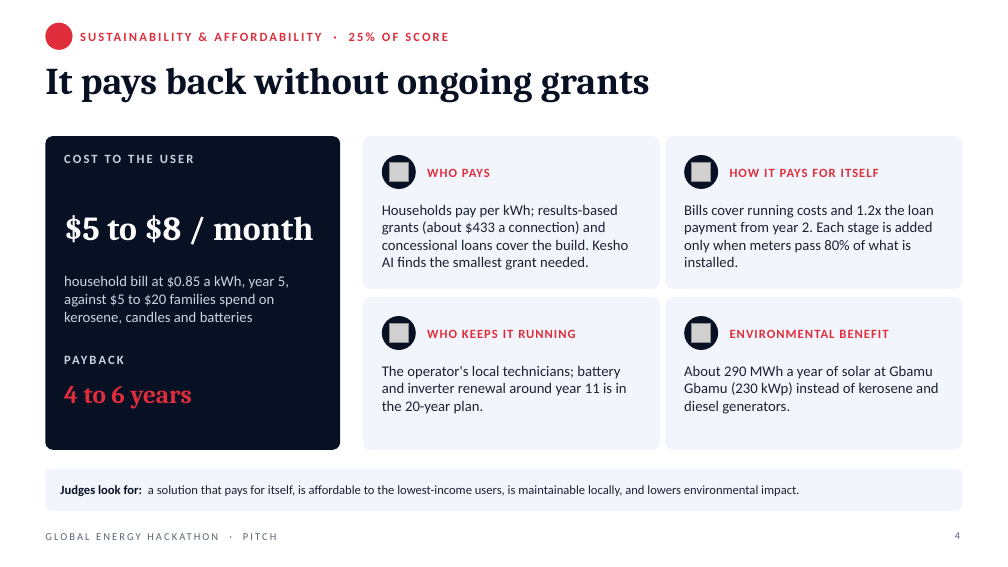
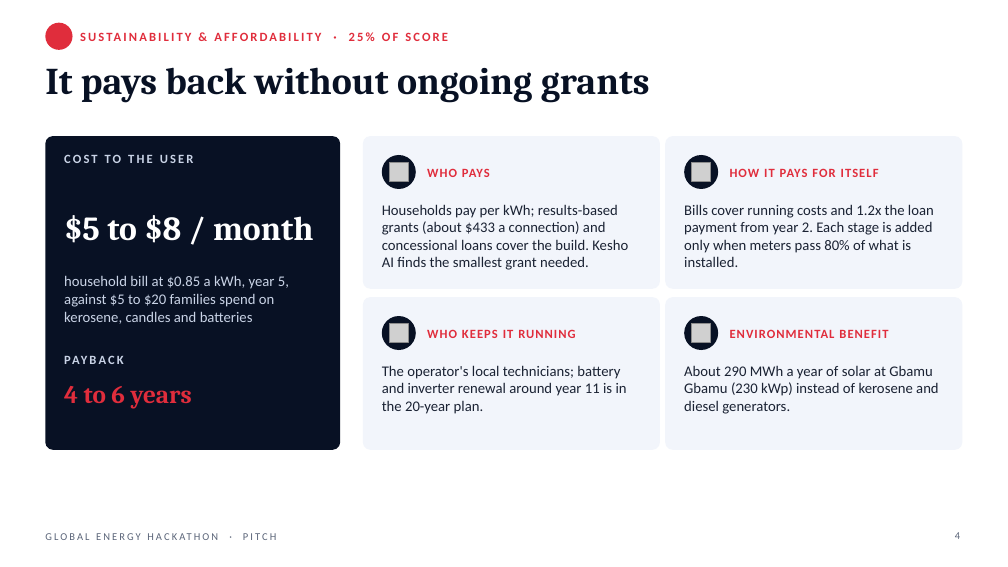
Before and after one commit to saiskarri-svg/Bhanu-AI, a slide deck: slide 4 of hackathon/Kesho_AI_Pitch.pptx. Drawn at 1008x567 pixels with LibreOffice and Linux fonts; fonts in the diff are those of the drawing; grey boxes stand for pictures; background and template pictures are left out. Boxes give left, top, right and bottom in pixels: in the first picture for what was removed or moved away, otherwise in the second. Text is boxed around its words. In the diff, an @@ line names an element or a change of style, - is before the commit and + after.

```diff
--- a/hackathon/Kesho_AI_Pitch.pptx
+++ b/hackathon/Kesho_AI_Pitch.pptx
@@ rounded rectangle removed at (x1=45, y1=469, x2=963, y2=510) @@
@@ text removed at (x1=60, y1=485, x2=799, y2=496) @@
-Judges look for: a solution that pays for itself, is affordable to the lowest-income users, is maintainable locally, and lowers environmental impact.
```
Also in this commit, not shown: 4 other slides changed, 4 other files.
